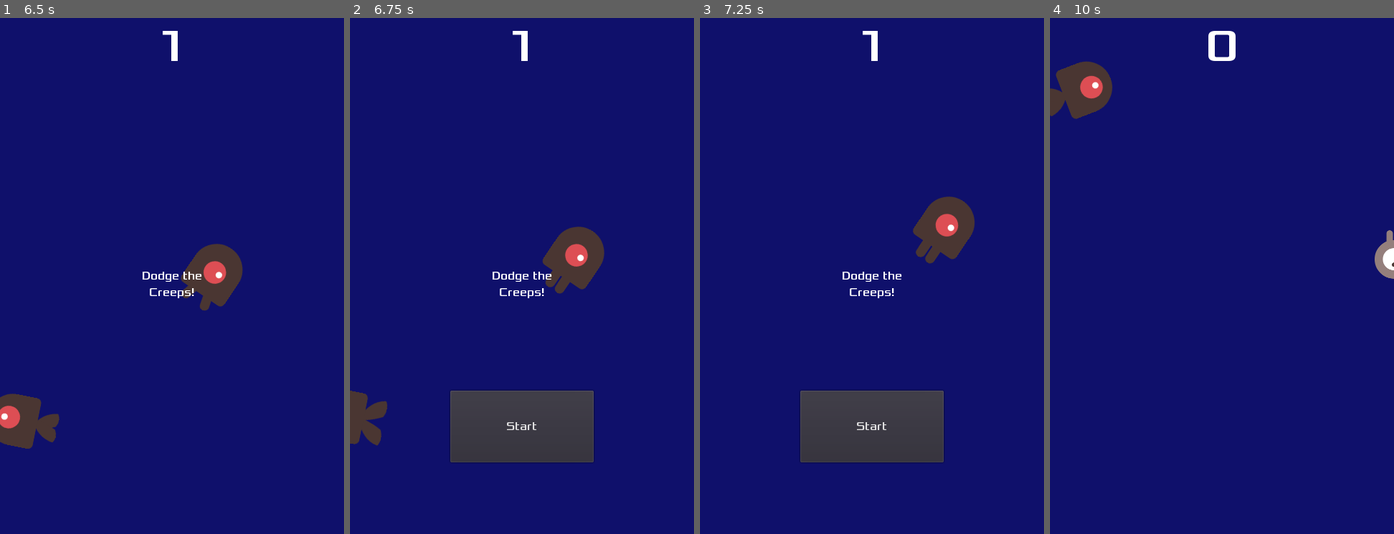
Above: before the commit, frames 1-4 (left to right).
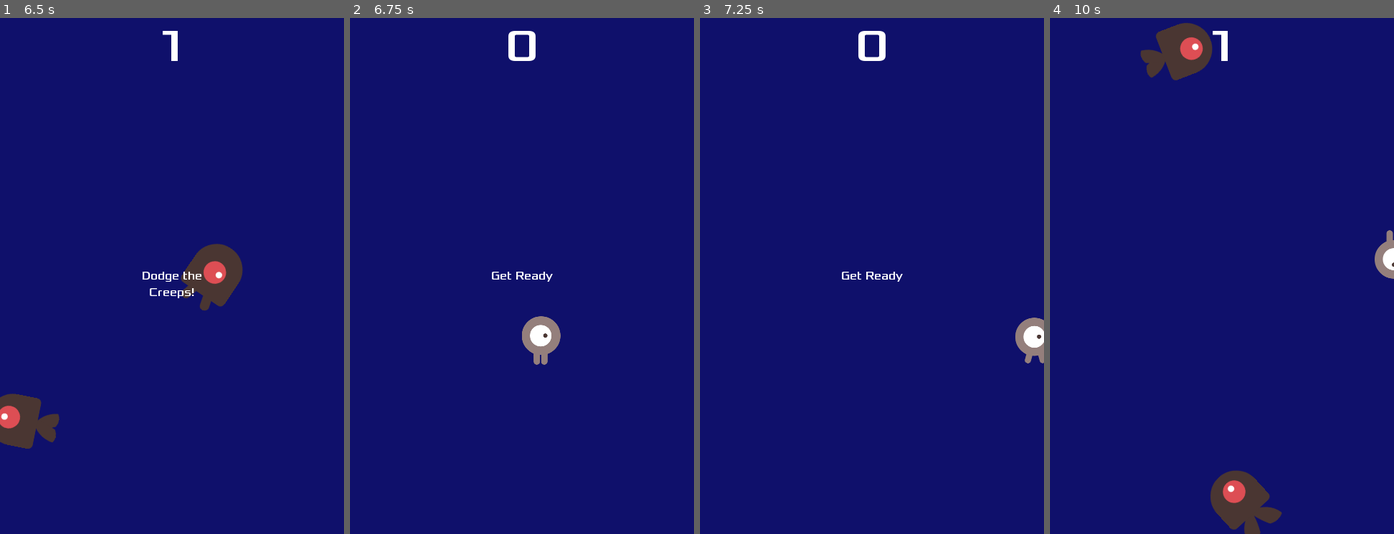
Above: after the commit, the same moments.

Repository: 44351-w22/godot-tutorial-SRitt12
Game: Godot game, scene res://Main.tscn
The game is run twice, just before and just after one commit, with the same random seed, the same clock (stepped at 60 frames per second) and the same inputs. This scene is started directly instead of the project's main scene.
Inputs (mouse positions are in pixels of both pictures, inside the frame that each line leads up to):
- Up to frame 1 (6.5 s): click "Start" at 0.5 s; tap Enter (start_game, bound only after the commit) at 1.25, 1.35, 2.1, 2.85, 3.6, 4.35, 5.1, 5.85 s; hold Right (ui_right) 1.28-2.03 s; hold Down (ui_down) 2.03-2.78 s; hold Right (ui_right) 2.78-3.53 s; hold Up (ui_up) 3.53-4.28 s; hold Left (ui_left) 4.28-5.78 s; hold Down (ui_down) from 5.78 s (still down)
- Up to frame 2 (6.75 s): release Down (ui_down) at 6.53 s; hold Right (ui_right) from 6.53 s (still down); tap Enter (start_game, bound only after the commit) at 6.6 s
- Up to frame 3 (7.25 s): keep holding Right (ui_right)
- Up to frame 4 (10 s): release Right (ui_right) at 7.25 s; click (1222, 425) at 7.25 s, where only the run before the commit has a clickable "Start"; tap Enter (start_game, bound only after the commit) at 8, 8.1, 8.85, 9.6 s; hold Up (ui_up) 8.03-8.78 s; hold Right (ui_right) 8.78-9.53 s; hold Down (ui_down) from 9.53 s (still down)

Frame 1 is identical in both runs. In frame 2, 9.6% of the frame differs, in the area x 0-74%, y 2-87%; in frame 3, 8.7%; in frame 4, 4.9%.

Commit message:
Add keyboard shortcut to start

Diff:
--- a/HUD.tscn
+++ b/HUD.tscn
@@ -12,6 +12,12 @@
 
 [sub_resource type="DynamicFont" id=3]
 font_data = ExtResource( 1 )
+
+[sub_resource type="InputEventAction" id=4]
+action = "start_game"
+
+[sub_resource type="ShortCut" id=5]
+shortcut = SubResource( 4 )
 
 [node name="HUD" type="CanvasLayer"]
 script = ExtResource( 2 )
@@ -51,6 +57,7 @@
 margin_right = 100.0
 margin_bottom = -100.0
 custom_fonts/font = SubResource( 3 )
+shortcut = SubResource( 5 )
 text = "Start"
 __meta__ = {
 "_edit_use_anchors_": false
--- a/Main.gd
+++ b/Main.gd
@@ -14,6 +14,7 @@
 	$MobTimer.stop()
 	$HUD.show_game_over()
 	$Music.stop()
+	$DeathSound.play()
 
 func new_game():
 	score = 0
--- a/project.godot
+++ b/project.godot
@@ -51,6 +51,11 @@
 , Object(InputEventKey,"resource_local_to_scene":false,"resource_name":"","device":0,"alt":false,"shift":false,"control":false,"meta":false,"command":false,"pressed":false,"scancode":0,"physical_scancode":83,"unicode":0,"echo":false,"script":null)
  ]
 }
+start_game={
+"deadzone": 0.5,
+"events": [ Object(InputEventKey,"resource_local_to_scene":false,"resource_name":"","device":0,"alt":false,"shift":false,"control":false,"meta":false,"command":false,"pressed":false,"scancode":0,"physical_scancode":16777221,"unicode":0,"echo":false,"script":null)
+ ]
+}
 
 [physics]
 
Not shown: 1 places in HUD.tscn that only renumber resources
